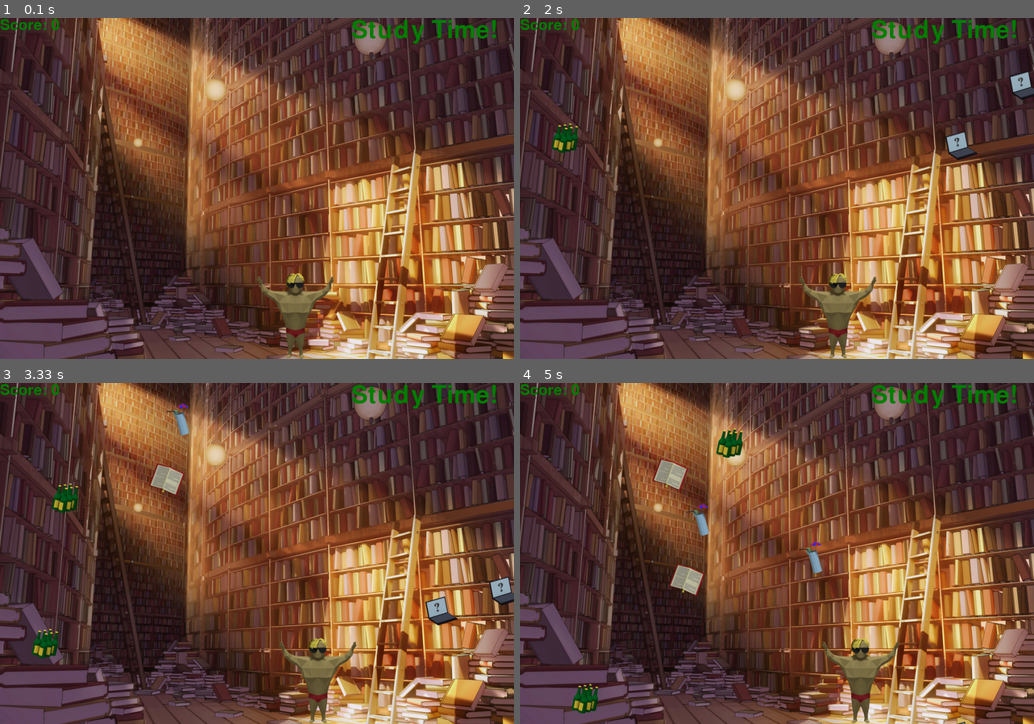
Above: before the commit, frames 1-4 (two rows, left to right).
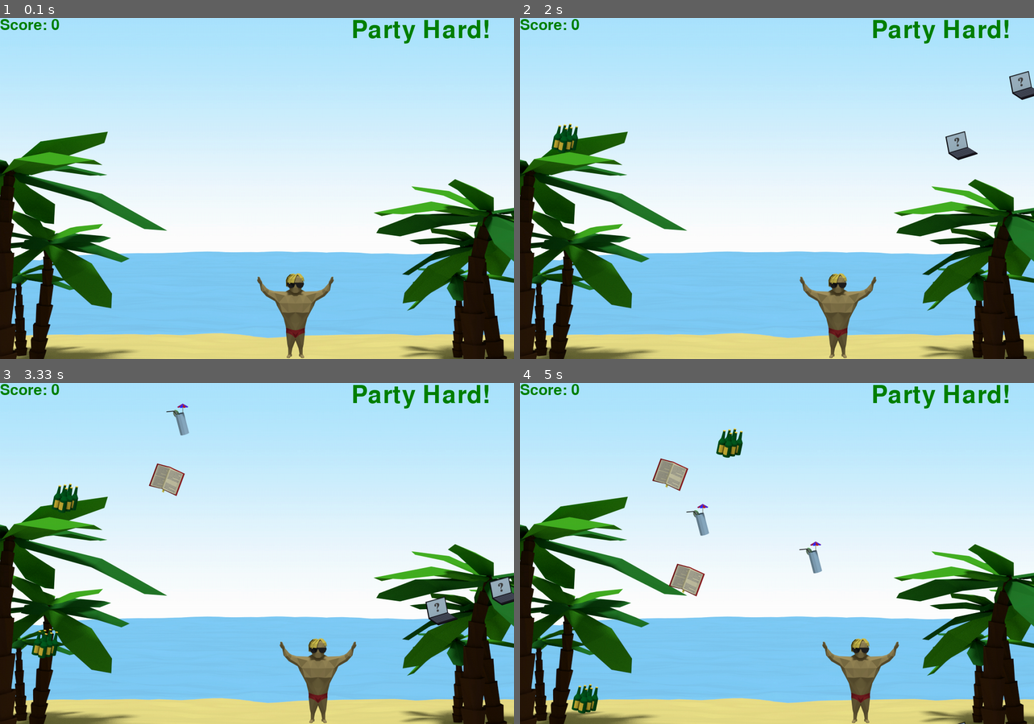
Above: after the commit, the same moments.

Repository: jlee7/ggj2015
Game: pygame game, started from partyhard/main.py
The game is run twice, just before and just after one commit, with the same random seed, the same clock (stepped at 60 frames per second) and the same inputs. The source is Python 2; it was converted automatically to run under Python 3.
Inputs:
- Up to frame 1 (0.1 s): no input
- Up to frame 2 (2 s): hold D 0.33-0.8 s; hold D 0.83-1.3 s; hold A 1.33-1.87 s; hold A from 1.9 s (still down)
- Up to frame 3 (3.33 s): release A at 2.3 s; hold D 2.33-2.97 s; hold A from 3 s (still down)
- Up to frame 4 (5 s): release A at 3.47 s; hold D 3.5-3.97 s; hold D 4-4.47 s; hold A from 4.5 s (still down)

The runs differ from the first frame. In frame 1, 98% of the frame differs, in the area x 0-100%, y 0-100%; in frame 2, 97%; in frame 3, 97%; in frame 4, 97%.

Commit message:
random time changer

Diff:
--- a/partyhard/game_model.py
+++ b/partyhard/game_model.py
@@ -26,6 +26,7 @@
                 self.spawn_item()
         elif isinstance (event, CollisionEvent):
             if self.partytime:
+                print "PARTEEEEEEEEEEY"
                 if event.item.partytime:
                     self.score += 5
                 else:
--- a/partyhard/time_controller.py
+++ b/partyhard/time_controller.py
@@ -1,5 +1,6 @@
 from event_manager import *
 import pygame
+import random
 
 GAME_LENGTH_SEC = 10
 GAME_LENGTH = GAME_LENGTH_SEC * 1000
@@ -17,11 +18,13 @@
         self.event_manager.register_listener(self)
         self.game_time = 0.0
         self.keep_running = True
+        self.ticker = 0
 
     #----------------------------------------------------------------------
 
     def run(self):
         while True:
+            self.ticker += 1
 
             clock.tick(tick_speed)
 
@@ -32,8 +35,9 @@
 
             # Switch game modes by time
             # Don't ask me!
-            if self.game_time % 150 == 0:
+            if self.ticker > random.randrange(200, 300):
                 self.event_manager.post(PartyTimeSwitch())
+                self.ticker = 0
 
 
 
